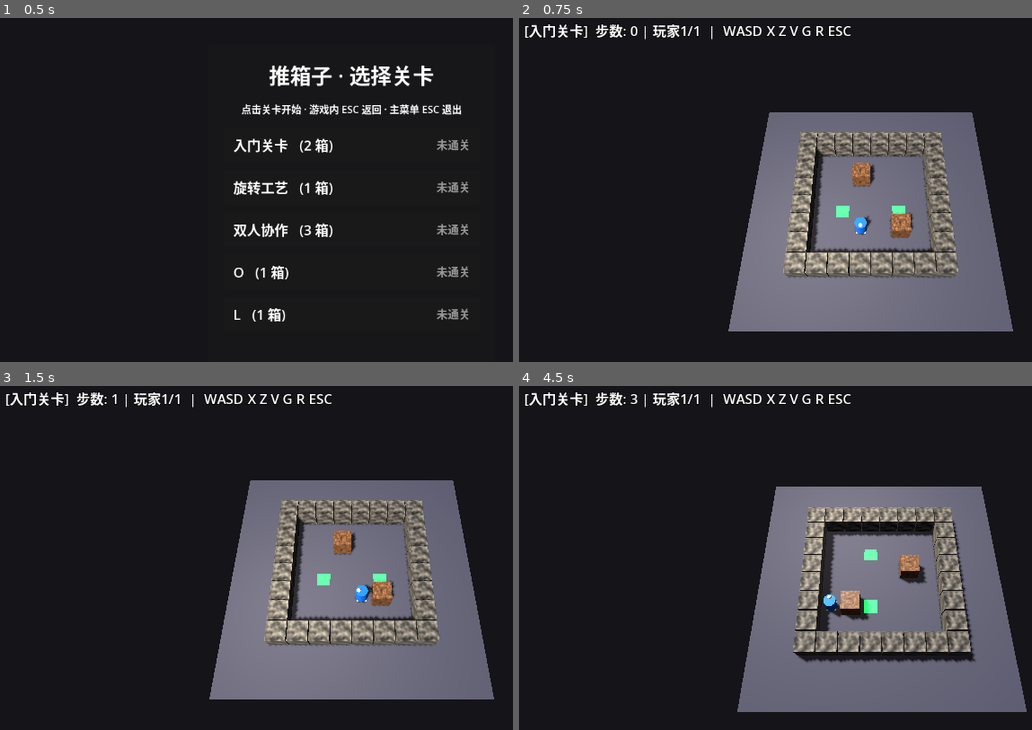
Above: before the commit, frames 1-4 (two rows, left to right).
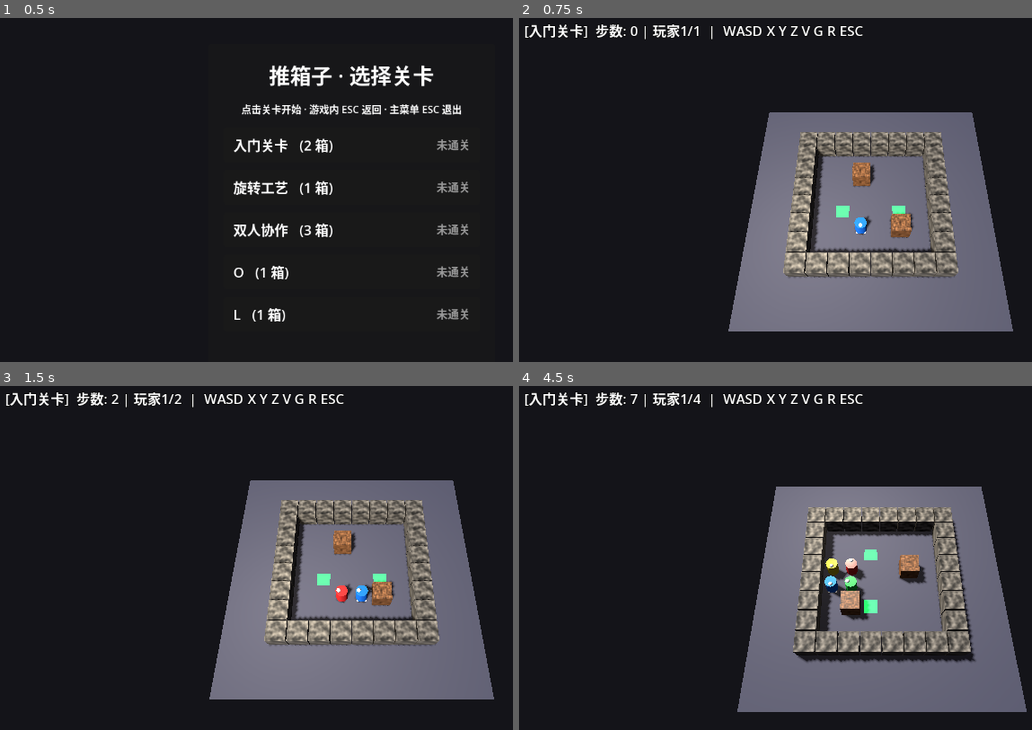
Above: after the commit, the same moments.

Repository: Kevin114514/GodotSokoban
Game: Godot game, scene res://LevelSelect.tscn
Same seed, same stepped clock (60 frames per second), same inputs: the game is played once before the commit and once after it.
Inputs (mouse positions are in pixels of both pictures, inside the frame that each line leads up to):
- Up to frame 1 (0.5 s): no input
- Up to frame 2 (0.75 s): click (872, 145) at 0.52 s
- Up to frame 3 (1.5 s): tap Enter at 1.25 s; hold D from 1.28 s (still down); tap Y at 1.35 s
- Up to frame 4 (4.5 s): tap Space at 2, 3.5 s; release D at 2.03 s; hold S 2.03-2.78 s; tap Y at 2.1, 3.05, 3.8 s; tap Enter at 2.75, 4.25 s; hold D 2.78-3.53 s; tap R at 2.85 s; hold W 3.53-4.28 s; tap X at 3.6 s; hold A from 4.28 s (still down); tap Z at 4.35 s

Frame 1 is identical in both runs. In frame 2, 0.3% of the frame differs, in the area x 50-68%, y 2-6%; in frame 3, 0.4%; in frame 4, 1.0%, in the area x 21-68%, y 2-68%.

Commit message:
Add Y clone feature and group mode improvements

Diff:
--- a/Main.gd
+++ b/Main.gd
@@ -6,7 +6,7 @@
 ## 程序化构建 3D 场景 + 推箱子逻辑。
 ## 关卡从 res://levels/*.txt 动态加载。
 ##
-## 操作：WASD/方向键 移动 | X 旋转箱子 | Z 回退 | V 切换玩家 | G 全员操作 | R 旋转视角 | ESC 返回
+## 操作：WASD/方向键 移动 | X 旋转箱子 | Y 创建分身 | Z 回退 | V 切换玩家 | G 全员操作 | R 旋转视角 | ESC 返回
 ##
 
 # ============================================================
@@ -42,6 +42,7 @@
 var mat_target: StandardMaterial3D
 var mat_win_target: StandardMaterial3D
 var mat_box: StandardMaterial3D
+var mat_indicator: StandardMaterial3D
 var _player_mats: Array = []
 
 # ============================================================
@@ -85,7 +86,7 @@
 	reset_game()
 	print("=".repeat(50))
 	print("  推箱子游戏开始! 关卡: %s" % LEVEL_NAME)
-	print("  WASD/方向键 = 移动 | X Z V G R ESC | 人数: %d" % _players.size())
+	print("  WASD/方向键 = 移动 | X Y Z V G R ESC | 人数: %d" % _players.size())
 	print("=".repeat(50))
 
 
@@ -189,6 +190,53 @@
 	return mi
 
 
+func _add_player_visual(pi: int, cell: Vector2i) -> void:
+	var pos := grid_to_world(cell.x, cell.y, CELL_SIZE / 2.0)
+	var mat_p := make_material(PLAYER_COLORS[pi % PLAYER_COLORS.size()], 0.3, 0.3)
+	_player_mats.append(mat_p)
+	var cyl := CylinderMesh.new()
+	cyl.top_radius = CELL_SIZE * 0.3
+	cyl.bottom_radius = CELL_SIZE * 0.3
+	cyl.height = CELL_SIZE * 0.8
+	cyl.radial_segments = 16
+	var pobj := _add_mesh(cyl, mat_p, pos, "玩家%d" % pi)
+	var sph := SphereMesh.new()
+	sph.radius = CELL_SIZE * 0.10
+	sph.height = CELL_SIZE * 0.20
+	var indicator := MeshInstance3D.new()
+	indicator.mesh = sph
+	indicator.material_override = mat_indicator
+	indicator.position = Vector3(0, CELL_SIZE * 0.45, CELL_SIZE * -0.15)
+	indicator.name = "方向指示"
+	pobj.add_child(indicator)
+	_player_objs.append(pobj)
+
+	var cursor_mesh := PlaneMesh.new()
+	cursor_mesh.size = Vector2(CELL_SIZE * 0.5, CELL_SIZE * 0.5)
+	var cursor_obj := Node3D.new()
+	var cursor_mi := MeshInstance3D.new()
+	cursor_mi.mesh = cursor_mesh
+	cursor_mi.material_override = mat_indicator
+	cursor_mi.position = Vector3(0, 0.02, 0)
+	cursor_obj.add_child(cursor_mi)
+	cursor_obj.name = "玩家光标%d" % pi
+	add_child(cursor_obj)
+	_cursor_objs.append(cursor_obj)
+
+
+func _sync_player_visuals() -> void:
+	while _player_objs.size() < _players.size():
+		var pi := _player_objs.size()
+		var p = _players[pi]
+		_add_player_visual(pi, Vector2i(int(p["col"]), int(p["row"])))
+	while _player_objs.size() > _players.size():
+		var pobj = _player_objs.pop_back()
+		pobj.queue_free()
+		var cursor = _cursor_objs.pop_back()
+		cursor.queue_free()
+		_player_mats.pop_back()
+
+
 # ============================================================
 # 场景构建
 # ============================================================
@@ -205,7 +253,7 @@
 	mat_box = _noise_mat(Color(0.72, 0.48, 0.30), 0.08, 0.50)
 	mat_win_target = make_material(Color(0.1, 0.1, 0.1), 0.8, 0.0,
 		Color(0.05, 0.95, 0.2), 3.0)
-	var mat_indicator := make_material(Color(0.9, 0.9, 0.9), 0.2)
+	mat_indicator = make_material(Color(0.9, 0.9, 0.9), 0.2)
 
 	# --- 地板 ---
 	var floor_size: float = max(GRID_COLS, GRID_ROWS) * CELL_SIZE * 1.6
@@ -243,44 +291,12 @@
 			var box := _add_mesh(box_mesh, mat_box, pos, "箱子_%d_%d" % [bp.x, bp.y])
 			_box_objs[bp] = box
 
-	# --- 玩家 (不同颜色) ---
+	# --- 玩家与光标（运行时可通过 Y 增加）---
 	_player_objs.clear()
-	for pi in PLAYER_STARTS.size():
-		var ppos := grid_to_world(PLAYER_STARTS[pi].x, PLAYER_STARTS[pi].y, CELL_SIZE / 2.0)
-		var mat_p := make_material(PLAYER_COLORS[pi % PLAYER_COLORS.size()], 0.3, 0.3)
-		_player_mats.append(mat_p)
-		var cyl := CylinderMesh.new()
-		cyl.top_radius = CELL_SIZE * 0.3
-		cyl.bottom_radius = CELL_SIZE * 0.3
-		cyl.height = CELL_SIZE * 0.8
-		cyl.radial_segments = 16
-		var pobj := _add_mesh(cyl, mat_p, ppos, "玩家%d" % pi)
-		# 方向指示球
-		var sph := SphereMesh.new()
-		sph.radius = CELL_SIZE * 0.10
-		sph.height = CELL_SIZE * 0.20
-		var indicator := MeshInstance3D.new()
-		indicator.mesh = sph
-		indicator.material_override = mat_indicator
-		indicator.position = Vector3(0, CELL_SIZE * 0.45, CELL_SIZE * -0.15)
-		indicator.name = "方向指示"
-		pobj.add_child(indicator)
-		_player_objs.append(pobj)
-
-	# --- 光标 (当前玩家 / 全员模式指示) ---
+	_player_mats.clear()
 	_cursor_objs.clear()
 	for pi in PLAYER_STARTS.size():
-		var cursor_mesh := PlaneMesh.new()
-		cursor_mesh.size = Vector2(CELL_SIZE * 0.5, CELL_SIZE * 0.5)
-		var cursor_obj := Node3D.new()
-		var cursor_mi := MeshInstance3D.new()
-		cursor_mi.mesh = cursor_mesh
-		cursor_mi.material_override = mat_indicator
-		cursor_mi.position = Vector3(0, 0.02, 0)
-		cursor_obj.add_child(cursor_mi)
-		cursor_obj.name = "玩家光标%d" % pi
-		add_child(cursor_obj)
-		_cursor_objs.append(cursor_obj)
+		_add_player_visual(pi, PLAYER_STARTS[pi])
 
 	# --- 灯光 ---
 	var sun := DirectionalLight3D.new()
@@ -571,6 +587,27 @@
 	_after_successful_move("全员操作(%d 人成功)" % success_count)
 
 
+func create_clone() -> void:
+	if won or _players.is_empty():
+		return
+	var ap = _ap()
+	var facing := ap["facing"] as Vector2i
+	var current := Vector2i(int(ap["col"]), int(ap["row"]))
+	var spawn_cell: Vector2i = current - facing
+	if not _is_floor(spawn_cell):
+		return
+	if is_box_cell(spawn_cell) or _player_index_at(spawn_cell) != -1:
+		return
+
+	_save_state()
+	_players.append({
+		"col": spawn_cell.x,
+		"row": spawn_cell.y,
+		"facing": facing,
+	})
+	_after_successful_move("创建分身 → 玩家%d" % _players.size())
+
+
 func _check_win() -> bool:
 	# 每个目标点上有箱子即通关(不要求所有箱子格都在目标上)
 	for t in targets.keys():
@@ -615,6 +652,7 @@
 
 func _update_objects() -> void:
 	if Engine.is_editor_hint(): return
+	_sync_player_visuals()
 	# HUD
 	if _hud_label != null:
 		var head := "[%s]  " % LEVEL_NAME
@@ -623,7 +661,7 @@
 			_hud_label.text = head + "步数: %d   |   通关! 最短纪录: %d 步   |   V 切换  ESC 返回" % [move_count, best]
 		else:
 			var who := "全员" if _group_mode else "玩家%d/%d" % [_active_player + 1, _players.size()]
-			_hud_label.text = head + "步数: %d | %s  |  WASD X Z V G R ESC" % [move_count, who]
+			_hud_label.text = head + "步数: %d | %s  |  WASD X Y Z V G R ESC" % [move_count, who]
 
 	# 所有玩家位置
 	if not _player_objs.is_empty():
@@ -822,6 +860,10 @@
 		rotate_adjacent_boxes()
 		return
 
+	if key.keycode == KEY_Y:
+		create_clone()
+		return
+
 	if key.keycode == KEY_Z:
 		_undo()
 		return
